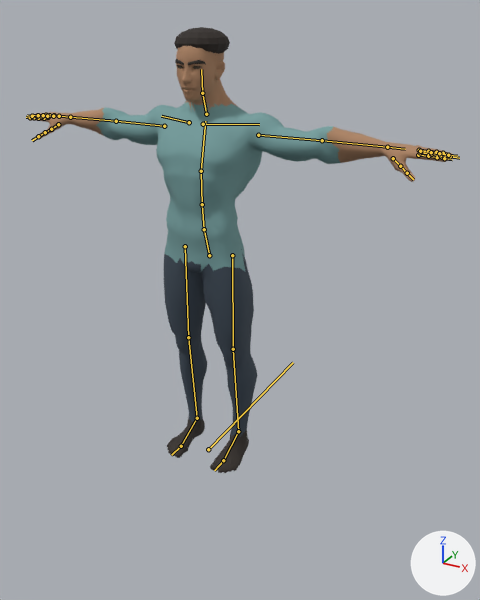
One commit to the glTF model public/assets/people/delhi-adult.glb: the scene before it, then after it.
Camera for both pictures: a camera (50 mm lens) standing at (1.37, -2.18, 1.89) and looking at (0.3, -0.23, 0.92). The axes (+X, +Y, +Z) are drawn at lower right. The lights are the same throughout. The first picture is the older version. The bones that change, and the others that lie on the model, are drawn over the model as lines.

Objects in the first picture: 'Cropped hair', 'Eyebrows', 'Eyes', 'SuperHero_Male'.
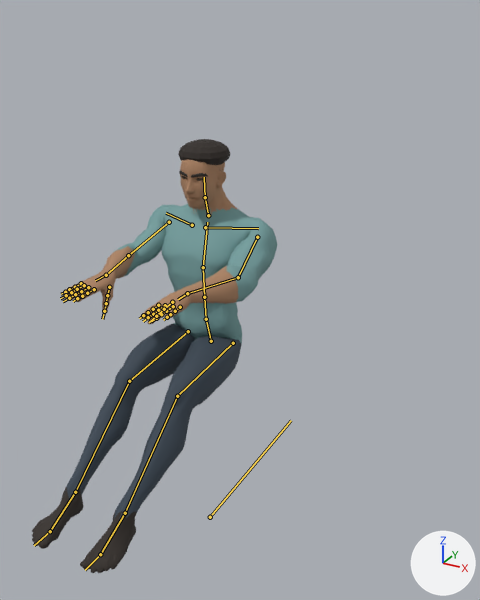
The newer file adds an action. The first version stands in its rest pose; the second is drawn at frame 0 of the action 'drive'.

The change, as a list of edits to the scene's bpy script:
```text
Change bone_root:
    where bone_root = bpy.data.objects['Armature'].pose.bones['root']
    bone_root.location: (0.0, 0.0, 0.0) -> (0.0, 0.0, -0.4)
Change bone_upperarm_l:
    where bone_upperarm_l = bpy.data.objects['Armature'].pose.bones['upperarm_l']  # child of 'clavicle_l'
    bone_upperarm_l.rotation_quaternion: (1.0, 0.0, 0.0, 0.0) -> (0.754, 0.619, 0.0, -0.221)  # degrees (0, 0, 0) -> degrees (76, 16, -20)
Change bone_lowerarm_l:
    where bone_lowerarm_l = bpy.data.objects['Armature'].pose.bones['lowerarm_l']  # child of 'upperarm_l'
    bone_lowerarm_l.rotation_quaternion: (1.0, 0.0, 0.0, 0.0) -> (0.942, 0.227, 0.201, 0.143)  # degrees (0, 0, 0) -> degrees (31, 18, 22)
Change bone_hand_l:
    where bone_hand_l = bpy.data.objects['Armature'].pose.bones['hand_l']  # child of 'lowerarm_l'
    bone_hand_l.rotation_quaternion: (1.0, 0.0, 0.0, 0.0) -> (0.99, -0.136, -0.019, -0.02)  # degrees (0, 0, 0) -> degrees (-16, -2, -2)
Change bone_upperarm_r:
    where bone_upperarm_r = bpy.data.objects['Armature'].pose.bones['upperarm_r']  # child of 'clavicle_r'
    bone_upperarm_r.rotation_quaternion: (1.0, 0.0, 0.0, 0.0) -> (0.754, 0.619, 0.0, 0.221)  # degrees (0, 0, 0) -> degrees (76, -16, 20)
Change bone_lowerarm_r:
    where bone_lowerarm_r = bpy.data.objects['Armature'].pose.bones['lowerarm_r']  # child of 'upperarm_r'
    bone_lowerarm_r.rotation_quaternion: (1.0, 0.0, 0.0, 0.0) -> (0.942, 0.227, -0.201, -0.143)  # degrees (0, 0, 0) -> degrees (31, -18, -22)
Change bone_hand_r:
    where bone_hand_r = bpy.data.objects['Armature'].pose.bones['hand_r']  # child of 'lowerarm_r'
    bone_hand_r.rotation_quaternion: (1.0, 0.0, 0.0, 0.0) -> (0.99, -0.136, 0.019, 0.02)  # degrees (0, 0, 0) -> degrees (-16, 2, 2)
Change bone_thigh_l:
    where bone_thigh_l = bpy.data.objects['Armature'].pose.bones['thigh_l']  # child of 'pelvis'
    bone_thigh_l.rotation_quaternion: (1.0, 0.0, 0.0, 0.0) -> (0.732, -0.682, 0.0, 0.0)  # degrees (0, 0, 0) -> degrees (-86, 0, 0)
Change bone_calf_l:
    where bone_calf_l = bpy.data.objects['Armature'].pose.bones['calf_l']  # child of 'thigh_l'
    bone_calf_l.rotation_quaternion: (1.0, 0.0, 0.0, 0.0) -> (0.969, 0.247, 0.0, 0.0)  # degrees (0, 0, 0) -> degrees (29, 0, 0)
Change bone_foot_l:
    where bone_foot_l = bpy.data.objects['Armature'].pose.bones['foot_l']  # child of 'calf_l'
    bone_foot_l.rotation_quaternion: (1.0, 0.0, 0.0, 0.0) -> (0.878, 0.479, 0.0, 0.0)  # degrees (0, 0, 0) -> degrees (57, 0, 0)
Change bone_thigh_r:
    where bone_thigh_r = bpy.data.objects['Armature'].pose.bones['thigh_r']  # child of 'pelvis'
    bone_thigh_r.rotation_quaternion: (1.0, 0.0, 0.0, 0.0) -> (0.732, -0.682, 0.0, 0.0)  # degrees (0, 0, 0) -> degrees (-86, 0, 0)
Change bone_calf_r:
    where bone_calf_r = bpy.data.objects['Armature'].pose.bones['calf_r']  # child of 'thigh_r'
    bone_calf_r.rotation_quaternion: (1.0, 0.0, 0.0, 0.0) -> (0.969, 0.247, 0.0, 0.0)  # degrees (0, 0, 0) -> degrees (29, 0, 0)
Change bone_foot_r:
    where bone_foot_r = bpy.data.objects['Armature'].pose.bones['foot_r']  # child of 'calf_r'
    bone_foot_r.rotation_quaternion: (1.0, 0.0, 0.0, 0.0) -> (0.878, 0.479, 0.0, 0.0)  # degrees (0, 0, 0) -> degrees (57, 0, 0)
```

Pixel boxes [x1, y1, x2, y2] of what changed, in the pictures (480 x 600 px):
'SuperHero_Male', posed (42% narrower): before [27, 46, 453, 473]; after [32, 159, 278, 573]
'Cropped hair', posed (9% narrower): before [174, 27, 230, 54]; after [179, 139, 230, 165]
'Eyebrows', posed (6% narrower): before [175, 59, 206, 68]; after [179, 170, 208, 179]
'Eyes', posed: before [178, 66, 200, 69]; after [182, 177, 203, 181]
bone 'root', root to tip: before (208, 449) to (293, 362); after (210, 517) to (291, 420)
bone 'upperarm_l', root to tip: before (258, 135) to (322, 140); after (257, 237) to (238, 277)
bone 'lowerarm_l', root to tip: before (322, 140) to (387, 147); after (238, 277) to (187, 293)
bone 'hand_l', root to tip: before (387, 147) to (405, 149); after (187, 293) to (178, 299)
bone 'upperarm_r', root to tip: before (164, 126) to (116, 121); after (169, 222) to (128, 255)
bone 'lowerarm_r', root to tip: before (116, 121) to (70, 117); after (128, 255) to (106, 275)
bone 'hand_r', root to tip: before (70, 117) to (60, 116); after (106, 275) to (95, 280)
bone 'thigh_l', root to tip: before (232, 255) to (233, 349); after (233, 343) to (177, 396)
bone 'calf_l', root to tip: before (233, 349) to (238, 431); after (177, 396) to (125, 513)
bone 'foot_l', root to tip: before (238, 431) to (223, 460); after (125, 513) to (100, 554)
bone 'thigh_r', root to tip: before (185, 246) to (188, 337); after (188, 331) to (129, 381)
bone 'calf_r', root to tip: before (188, 337) to (197, 418); after (129, 381) to (75, 492)
bone 'foot_r', root to tip: before (197, 418) to (181, 446); after (75, 492) to (50, 531)
